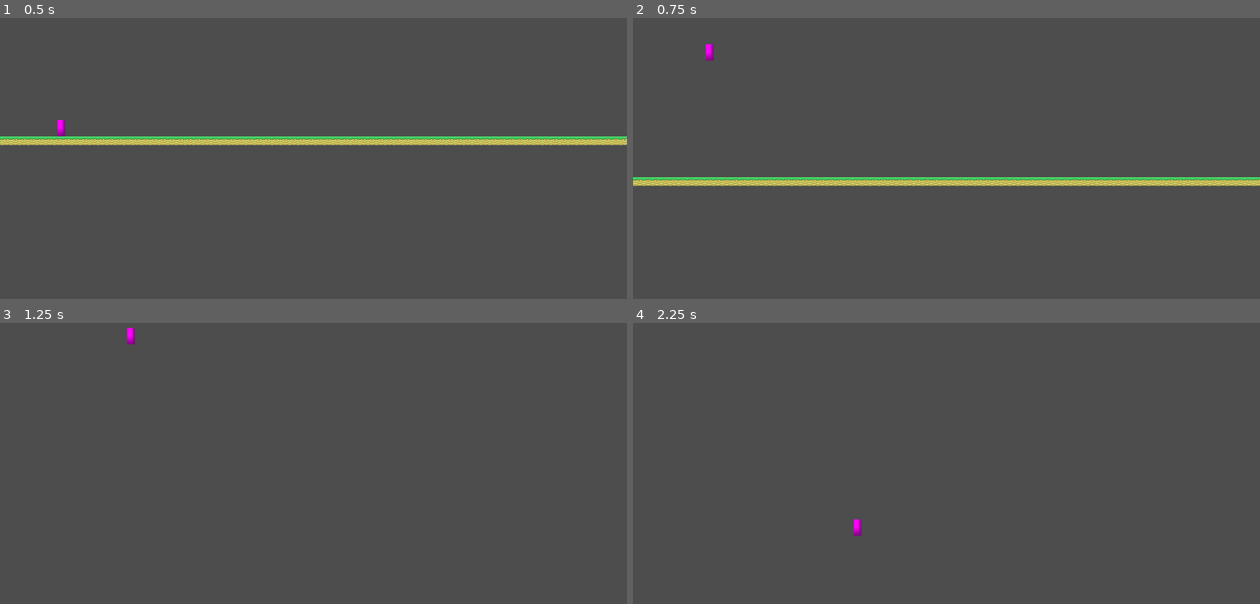
Above: before the commit, frames 1-4 (two rows, left to right).
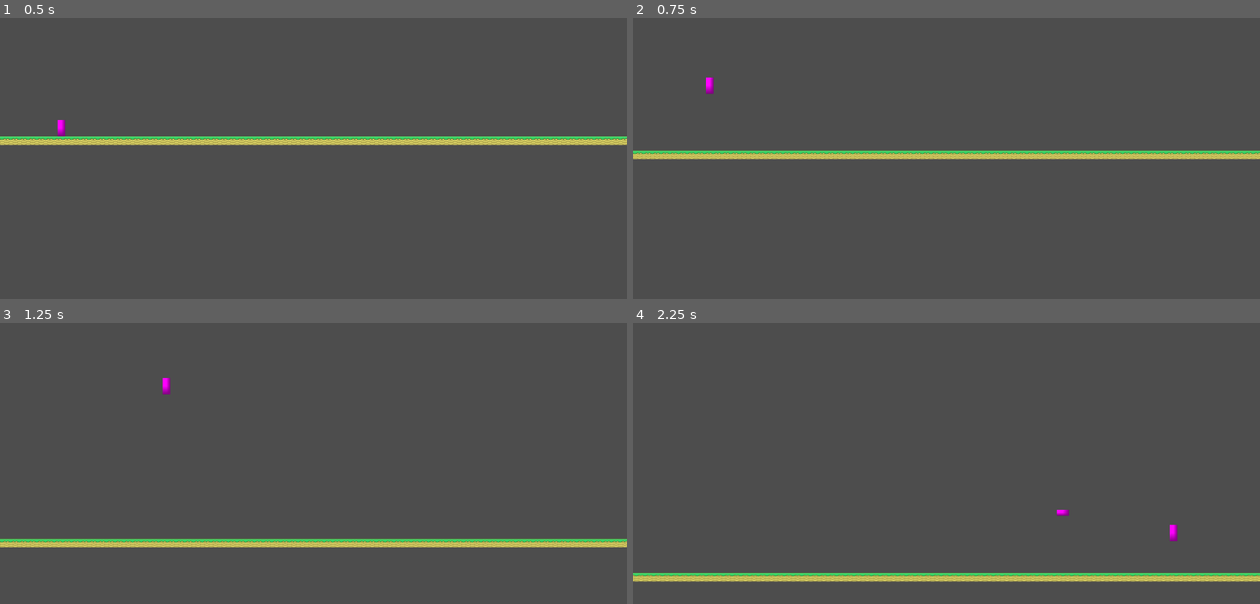
Above: after the commit, the same moments.

Repository: zhao1306/Antigame-Platformer
Game: Godot game, scene res://node_2d.tscn
The game is run twice, just before and just after one commit, with the same random seed, the same clock (stepped at 60 frames per second) and the same inputs.
Inputs:
- Up to frame 1 (0.5 s): no input
- Up to frame 2 (0.75 s): tap Enter (ui_accept) at 0.5 s; hold Right (ui_right) from 0.53 s (still down); tap J at 0.6 s
- Up to frame 3 (1.25 s): keep holding Right (ui_right); tap Enter (ui_accept) at 0.77 s
- Up to frame 4 (2.25 s): tap K at 1.35 s; tap Enter (ui_accept) at 1.52 s; release Right (ui_right) at 2.03 s; hold Left (ui_left) from 2.03 s (still down); tap J at 2.1 s

Frame 1 is identical in both runs. In frame 2, 6.3% of the frame differs, in the area x 0-100%, y 9-60%; in frame 3, 3.2%; in frame 4, 3.5%.

Commit message:
before rework

Diff:
--- a/player.gd
+++ b/player.gd
@@ -94,9 +94,12 @@
 	_update_max_speed()
 
 func _update_max_speed():
-	# Max speed does NOT scale with time_scale - only acceleration scales
-	# This ensures consistent distance traveled across time states
-	current_max_speed = max_speed
+	# Max speed scales with time_scale (everything scales uniformly)
+	if time_manager:
+		var time_scale = time_manager.get_time_scale()
+		current_max_speed = max_speed * time_scale
+	else:
+		current_max_speed = max_speed
 
 func _on_time_state_changed(_new_state: int):
 	# Conserve horizontal momentum when time state changes
@@ -145,60 +148,46 @@
 	elif left_hold:
 		direction = -1.0
 
-	# Momentum gathering - acceleration scales with time_scale, but max speed does not
-	# On ground: clamp to max speed (don't retain momentum above cap)
-	# In air: only accelerate if below max speed, but don't clamp if above (retain momentum)
+	# Horizontal Movement - Everything scales with time_scale uniformly
+	# Acceleration and max speed both scale
+	# In air: don't clamp (momentum retained), on ground: clamp to max speed
 	if direction != 0.0:
 		if direction > 0:  # Moving right
 			if directional_snap:
 				velocity.x = current_max_speed
 			else:
-				# Only accelerate if below max speed (applies to both ground and air)
-				if velocity.x < current_max_speed:
-					# Scale acceleration by time_scale (but max speed stays constant)
-					velocity.x += acceleration * scaled_delta
+				velocity.x += acceleration * scaled_delta
+				# Only clamp if on ground (in air, allow exceeding max speed)
+				if is_on_floor():
 					velocity.x = min(velocity.x, current_max_speed)
-				# If already at/above max speed, momentum is retained (especially in air)
 		else:  # Moving left
 			if directional_snap:
 				velocity.x = -current_max_speed
 			else:
-				# Only accelerate if above negative max speed (applies to both ground and air)
-				if velocity.x > -current_max_speed:
-					# Scale acceleration by time_scale (but max speed stays constant)
-					velocity.x -= acceleration * scaled_delta
+				velocity.x -= acceleration * scaled_delta
+				# Only clamp if on ground (in air, allow exceeding max speed)
+				if is_on_floor():
 					velocity.x = max(velocity.x, -current_max_speed)
-				# If already at/above max speed, momentum is retained (especially in air)
 	else:
 		# No input - retain momentum in air, decelerate on ground
 		if is_on_floor():
-			# On ground: clamp to max speed and decelerate
 			if not directional_snap:
 				_decelerate(scaled_delta)
-				# Clamp to max speed after deceleration
-				if velocity.x > current_max_speed:
-					velocity.x = current_max_speed
-				elif velocity.x < -current_max_speed:
-					velocity.x = -current_max_speed
 			else:
 				velocity.x = 0
-		# In air: momentum is retained (no deceleration, no clamping) - this is the key mechanic!
-
-	# --- Gravity (scales with time state) ---
-	# For consistent distance: time must scale by 1/time_scale
-	# Time = 2*v/g, so if v scales by time_scale, g must scale by time_scale²
-	# This makes: time = 2*(v*ts)/(g*ts²) = (2*v/g) * (1/ts) ✓
-	var gravity_time_scale = time_scale * time_scale  # time_scale²
-
+		# In air: momentum is retained (no deceleration) - this is the key mechanic!
+
+	# --- Gravity (scales with time state uniformly) ---
+	# Everything scales by time_scale uniformly for consistent feel
 	if velocity.y > 0:
-		applied_gravity = gravity_scale * descending_gravity_factor * gravity_time_scale
-	else:
-		applied_gravity = gravity_scale * gravity_time_scale
-
-	# Apply gravity (scaled by time state squared)
+		applied_gravity = gravity_scale * descending_gravity_factor
+	else:
+		applied_gravity = gravity_scale
+
+	# Apply gravity (scaled by time state)
 	if not is_on_floor():
 		if velocity.y < applied_terminal_velocity:
-			velocity.y += applied_gravity * delta  # Use base delta, gravity already scaled
+			velocity.y += applied_gravity * scaled_delta
 		elif velocity.y > applied_terminal_velocity:
 			velocity.y = applied_terminal_velocity
 	else:
@@ -215,20 +204,18 @@
 		jump_count = 0
 
 		# Give initial velocity boost to get off the ground
-		# Scale by time_scale (not sqrt) so distance traveled is consistent
-		# This makes: distance = velocity * time = (v * ts) * (t / ts) = v * t (constant)
-		# Note: Jump height will vary (taller in slow mode, shorter in fast mode)
-		var base_jump_velocity = sqrt(2.0 * gravity_scale * jump_height)
-		var initial_jump_velocity = base_jump_velocity * time_scale
+		# Don't scale - velocity is conserved (not scaled by time_scale)
+		# This creates the "cheese" mechanic: same jump velocity in all time states
+		# but different air time and height due to scaled gravity
+		var initial_jump_velocity = sqrt(2.0 * gravity_scale * jump_height)
 		velocity.y = -initial_jump_velocity
-		print("Jump started! Initial velocity: ", -initial_jump_velocity, " (time_scale: ", time_scale, ")")
+		print("Jump started! Initial velocity: ", -initial_jump_velocity)
 
 	# Apply jump acceleration while jump key is held
 	# Only apply while ascending (velocity.y < 0) to prevent jumping while falling
 	if is_jumping and jump_hold and velocity.y < 0:
-		# Apply jump acceleration (scales with time_scale² to match gravity scaling)
-		# Net acceleration = jump_acceleration - gravity (both scale with time_scale²)
-		velocity.y -= jump_acceleration * gravity_time_scale * delta
+		# Apply jump acceleration (scales with time_scale uniformly)
+		velocity.y -= jump_acceleration * scaled_delta
 
 	# Stop jumping when jump key is released or we start falling
 	if jump_release or velocity.y >= 0:
@@ -240,13 +227,6 @@
 		is_jumping = false
 		coyote_active = false
 		jump_was_pressed = false
-
-		# On ground: instantly clamp velocity to max speed cap
-		# This ensures momentum above cap is lost when landing
-		if velocity.x > current_max_speed:
-			velocity.x = current_max_speed
-		elif velocity.x < -current_max_speed:
-			velocity.x = -current_max_speed
 
 	# Move the player
 	move_and_slide()
